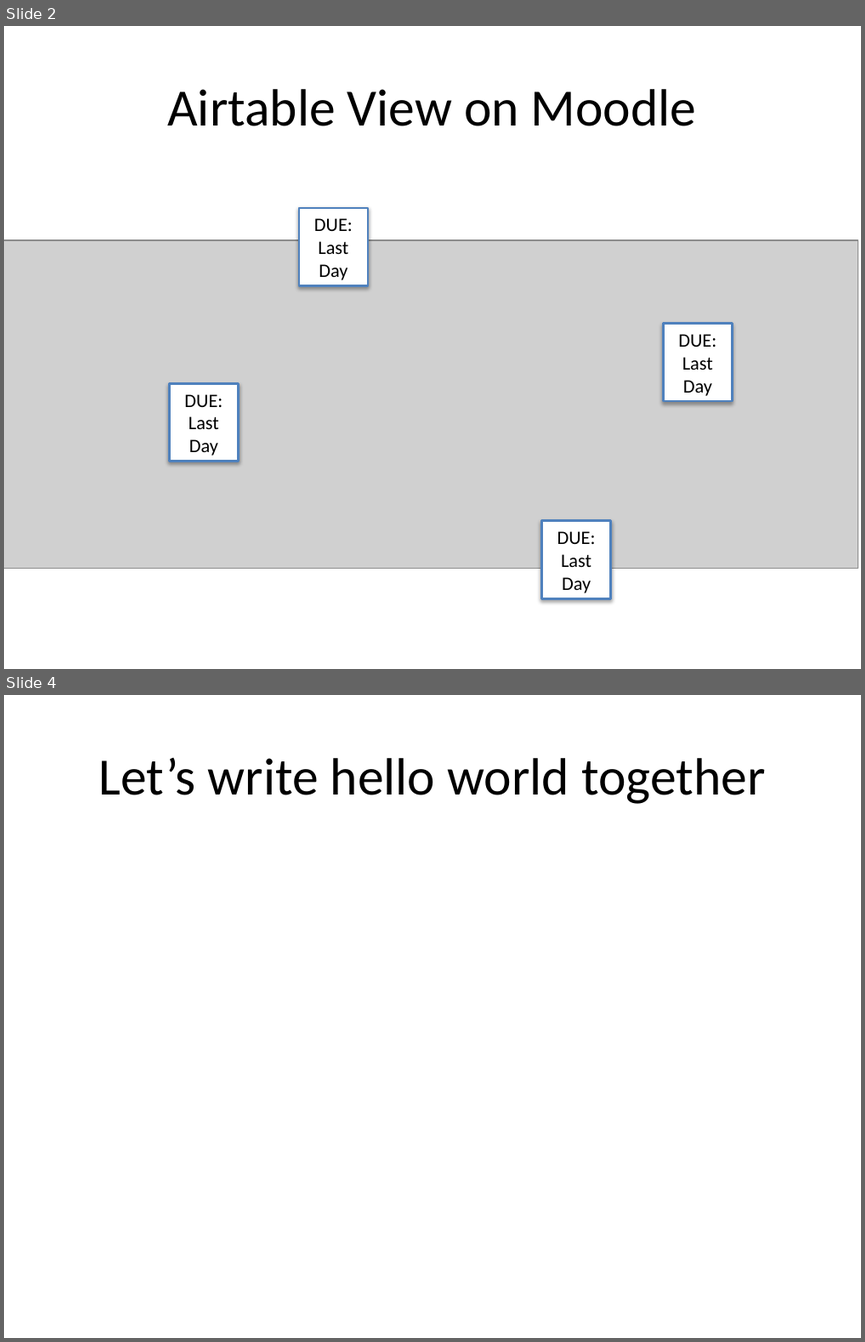
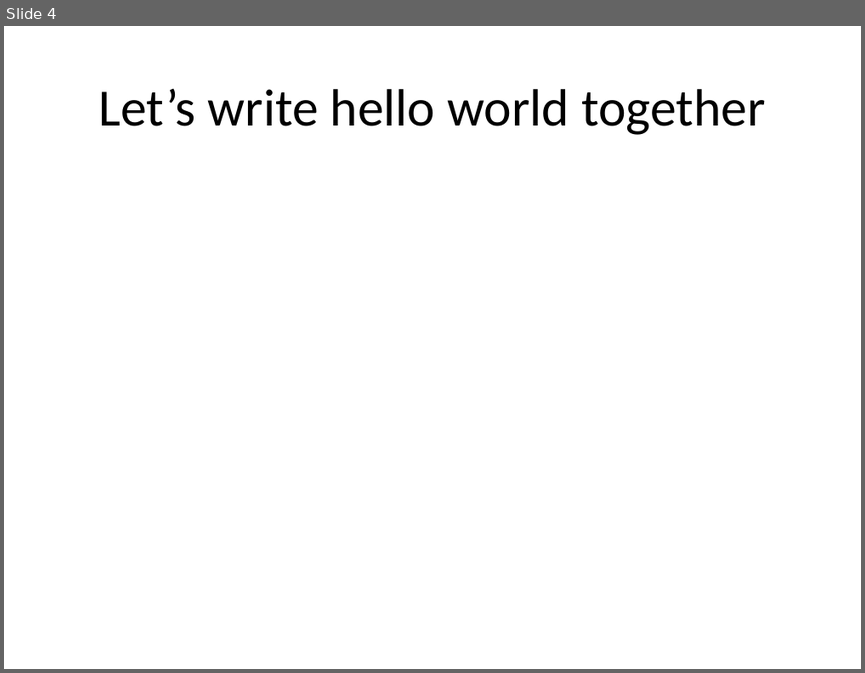
Before and after one commit to RHIT-CSSE/csse220, a slide deck: ClassMaterials/JavaIntro/Slides/Part2-JavaIntro.pptx. Shown one above the other, each under a label of ours: slides 2 and 4 before the commit, slide 4 after it; the slides between them are not shown. The pictures are 865x1342 and 865x673 pixels, drawn with LibreOffice and Linux fonts; fonts in the diff are those of the drawing; grey boxes stand for pictures. Boxes give left, top, right and bottom in pixels: in the first picture for what was removed or moved away, otherwise in the second. Text is boxed around its words. In the diff, an @@ line names an element or a change of style, - is before the commit and + after.

```diff
--- a/ClassMaterials/JavaIntro/Slides/Part2-JavaIntro.pptx
+++ b/ClassMaterials/JavaIntro/Slides/Part2-JavaIntro.pptx
@@ slide 2 removed at [4, 26, 861, 669], background #FFFFFF @@
@@ title removed at [167, 89, 697, 126] @@
-Airtable View on Moodle
@@ rectangle removed at [299, 208, 367, 285] @@
-DUE:
-Last
-Day
@@ picture removed at [4, 240, 858, 568] @@
@@ rectangle removed at [663, 324, 732, 402] @@
-DUE:
-Last
-Day
@@ rectangle removed at [170, 383, 238, 461] @@
-DUE:
-Last
-Day
@@ rectangle removed at [542, 521, 611, 598] @@
-DUE:
-Last
-Day
```
Also in this commit, not shown: 6 slides changed, 2 slides added, 1 other slide removed, 3 other files.
